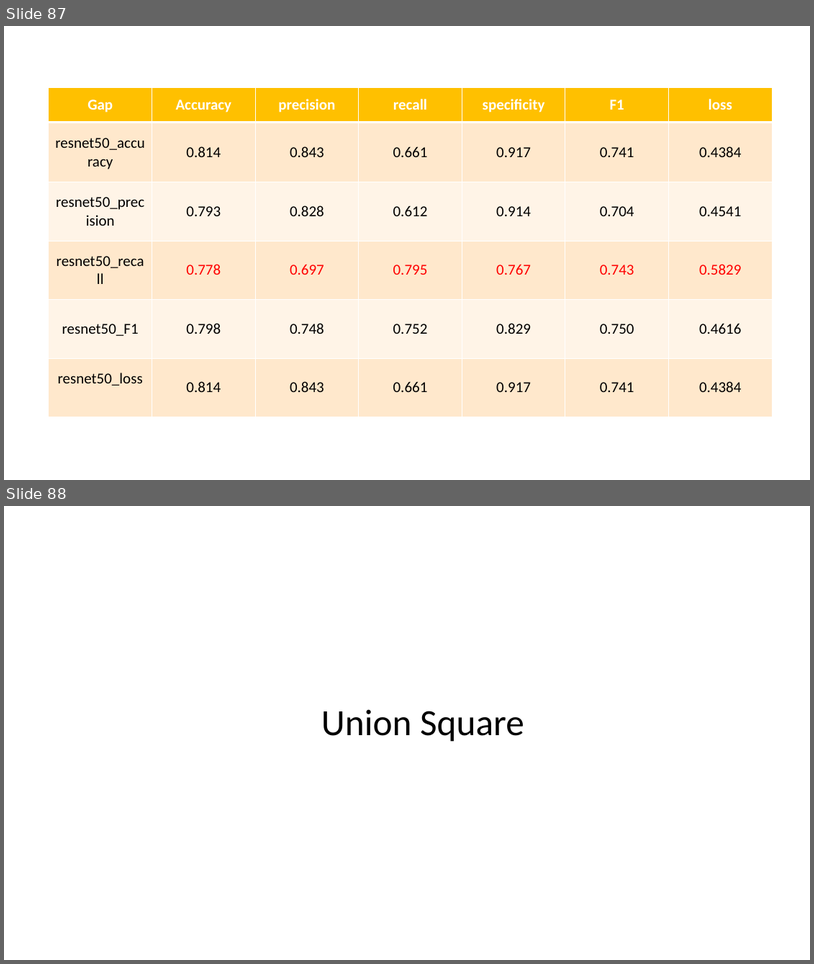
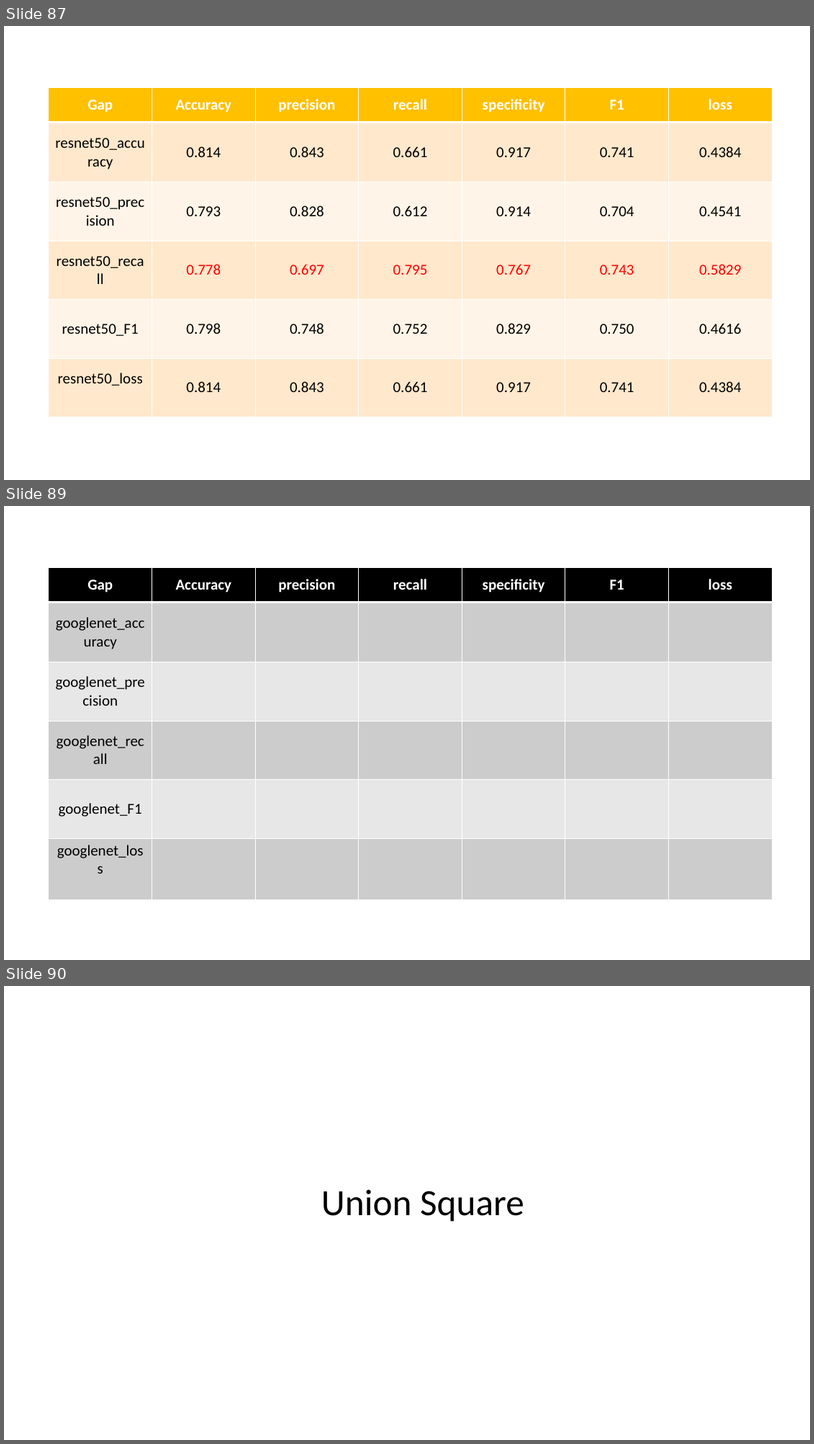
Before and after one commit to ZhouMengjie/bsd-cnn-network, a slide deck: BSD_Figures.pptx. Shown one above the other, each under a label of ours: slides 87 and 88 before the commit, slides 87, 89 and 90 after it; the slides between them are not shown. The pictures are 814x964 and 814x1444 pixels, drawn with LibreOffice and Linux fonts; fonts in the diff are those of the drawing. Boxes give left, top, right and bottom in pixels: in the first picture for what was removed or moved away, otherwise in the second. Text is boxed around its words. In the diff, an @@ line names an element or a change of style, - is before the commit and + after.

Commit message:
googlenet uq bd

```diff
--- a/BSD_Figures.pptx
+++ b/BSD_Figures.pptx
@@ slide 89 added at bbox=[4, 506, 810, 960], background #FFFFFF @@
@@ table added at bbox=[49, 568, 773, 898], 6 rows, 7 columns @@
+Gap | Accuracy | precision | recall | specificity | F1 | loss
+googlenet_accuracy |  |  |  |  |  | 
+googlenet_precision |  |  |  |  |  | 
+googlenet_recall |  |  |  |  |  | 
+googlenet_F1 |  |  |  |  |  | 
+googlenet_loss |  |  |  |  |  | 
@@ what was slide 88 is now slide 90 @@
```
Also in this commit, not shown: 1 other slide added, 1 other file.
